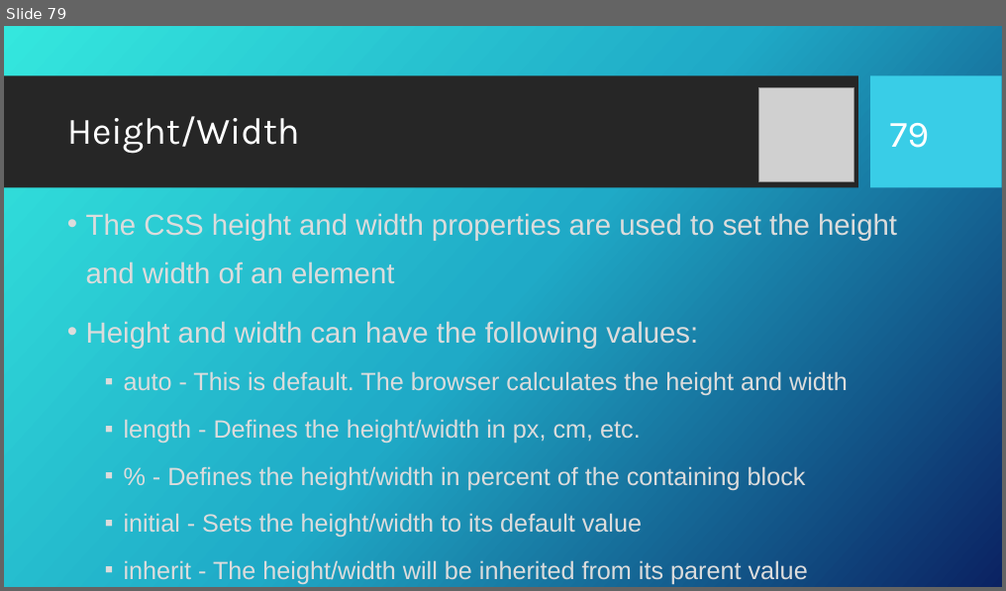
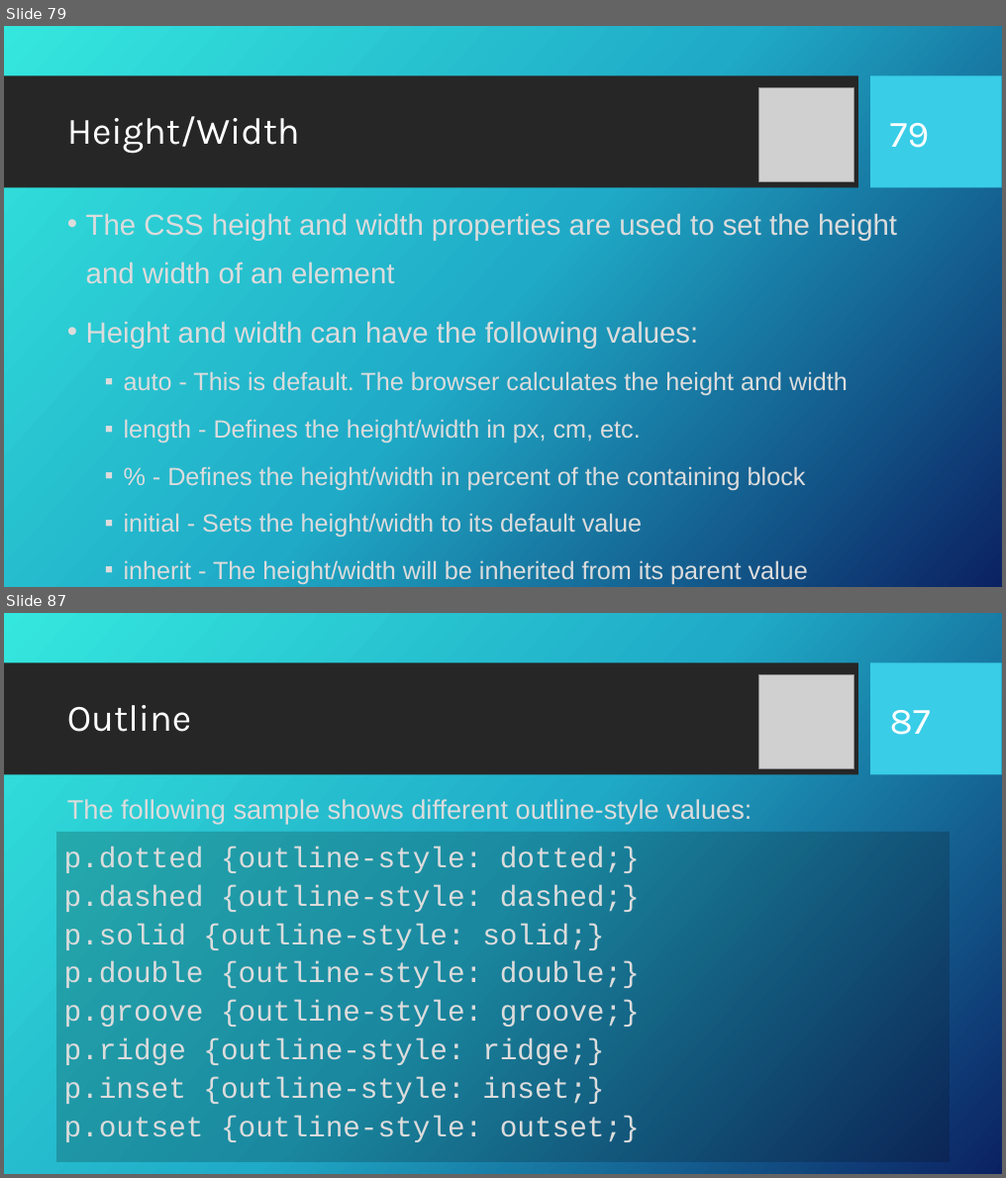
Before and after one commit to KurtAbraham/CS451, a slide deck: CS 451-KAbraham-Internet Technologies Tutorials.pptx. Shown one above the other, each under a label of ours: slide 79 before the commit, slides 79 and 87 after it; the slides between them are not shown. The pictures are 1006x591 and 1006x1178 pixels, drawn with LibreOffice and Linux fonts; fonts in the diff are those of the drawing; grey boxes stand for pictures; background and template pictures are left out. Boxes give left, top, right and bottom in pixels: in the first picture for what was removed or moved away, otherwise in the second. Text is boxed around its words. In the diff, an @@ line names an element or a change of style, - is before the commit and + after.

```diff
--- a/CS 451-KAbraham-Internet Technologies Tutorials.pptx
+++ b/CS 451-KAbraham-Internet Technologies Tutorials.pptx
@@ slide 87 added at (4,613,1002,1174), background picture (left out); not listed: 2 template elements that a slide beside it also shows @@
@@ picture added at (759,674,853,768) @@
@@ title added at (67,705,191,732), 36 pt, text #FFFFFF @@
+Outline
@@ page number added at (890,710,931,735), 36 pt, text #FFFFFF @@
+87
@@ text added at (67,799,751,824), 25.9 pt, text #DCDCDC @@
+The following sample shows different outline-style values:
@@ rectangle added at (56,832,949,1162), fill #080808 at 20% opacity, 28 pt, text #DCDCDC @@
+p.dotted {outline-style: dotted;}
+p.dashed {outline-style: dashed;}
+p.solid {outline-style: solid;}
+p.double {outline-style: double;}
+p.groove {outline-style: groove;}
+p.ridge {outline-style: ridge;}
+p.inset {outline-style: inset;}
+p.outset {outline-style: outset;}
```
Also in this commit, not shown: 1 slide changed, 46 other slides added, 1 other file.
